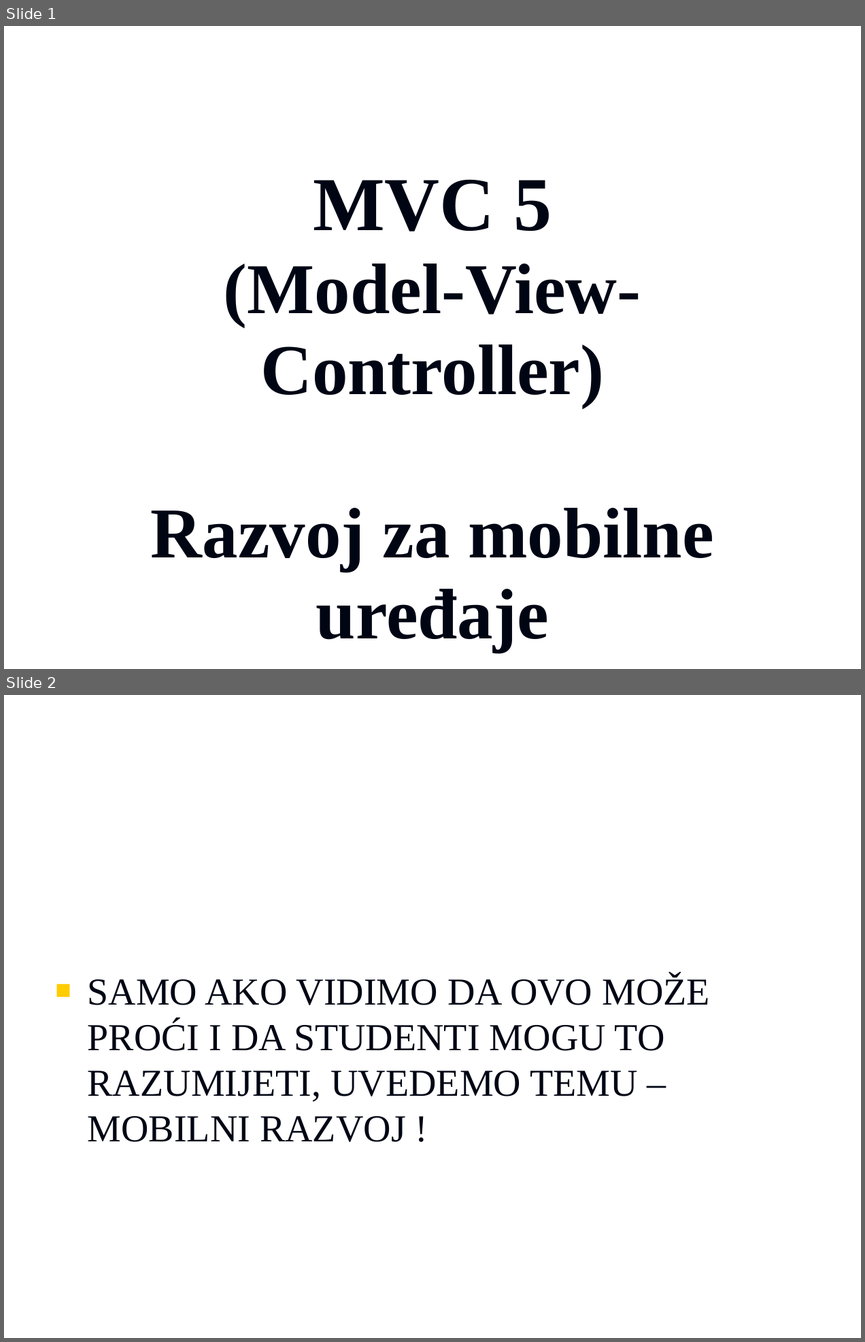
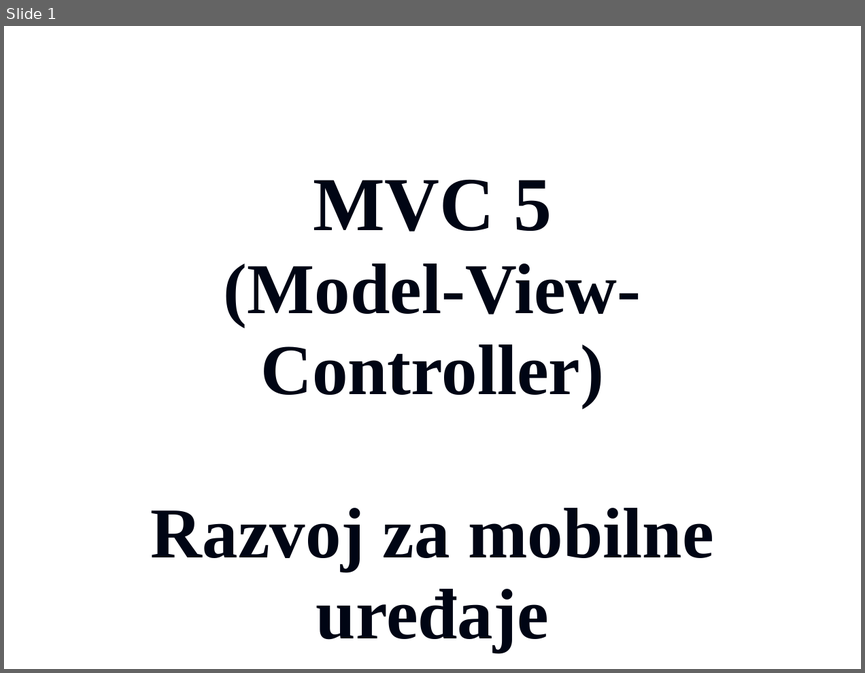
Before and after one commit to vzdesic/PZI, a slide deck: PPTs/21 MVC mobilni razvoj.ppt. Shown one above the other, each under a label of ours: slides 1 and 2 before the commit, slide 1 after it. The pictures are 865x1342 and 865x673 pixels, drawn with LibreOffice and Linux fonts; fonts in the diff are those of the drawing; background and template pictures are left out. Boxes give left, top, right and bottom in pixels: in the first picture for what was removed or moved away, otherwise in the second. Text is boxed around its words. In the diff, an @@ line names an element or a change of style, - is before the commit and + after.

```diff
--- a/PPTs/21 MVC mobilni razvoj.ppt
+++ b/PPTs/21 MVC mobilni razvoj.ppt
@@ slide 2 removed at [4, 695, 861, 1338], background picture (left out) @@
@@ text removed at [88, 974, 710, 1142] @@
-■ SAMO AKO VIDIMO DA OVO MOŽE PROĆI I DA STUDENTI MOGU TO RAZUMIJETI, UVEDEMO TEMU – MOBILNI RAZVOJ !
```
Also in this commit, not shown: 2 slides added, 11 other files.
